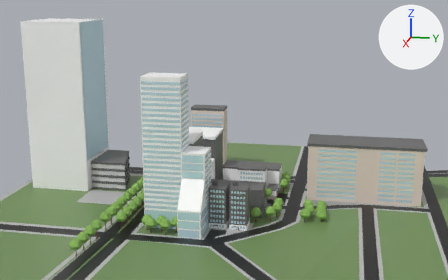
One commit to the glTF model models/city3.glb: the scene before it, then after it.
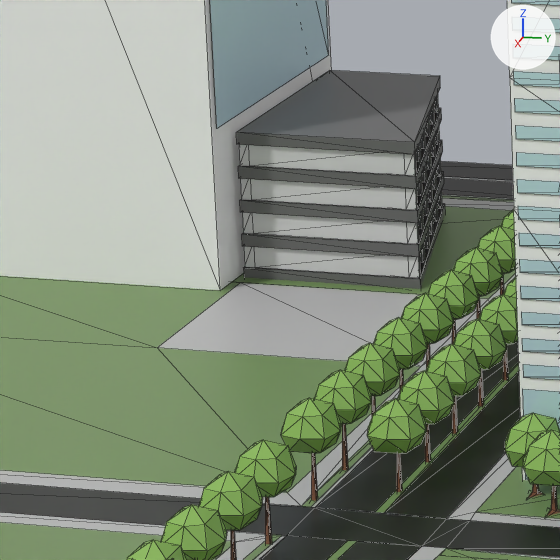
There are two pictures of each version: one whole from a camera (50 mm lens) standing at (460.2, 99.7, 166.4) and looking at (14.5, 10.5, 55.0), one close up on the part from 10% to 34% of the width and 49% to 86% of the height. Every picture has the same lights, and +X, +Y and +Z are marked at upper right. The close-ups show mesh edges as thin lines. Where no turn or scale is listed for an object, it has been applied to the vertices.

The first close-up shows 'building_7', 'building_8', 'building_9', 'road', 'tree.010', 'tree.011', 'tree.015', 'tree.017'.
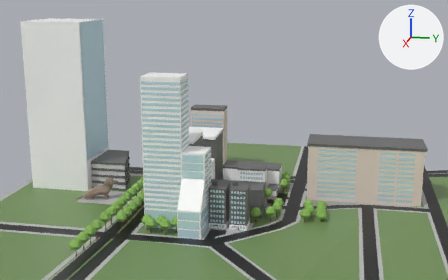
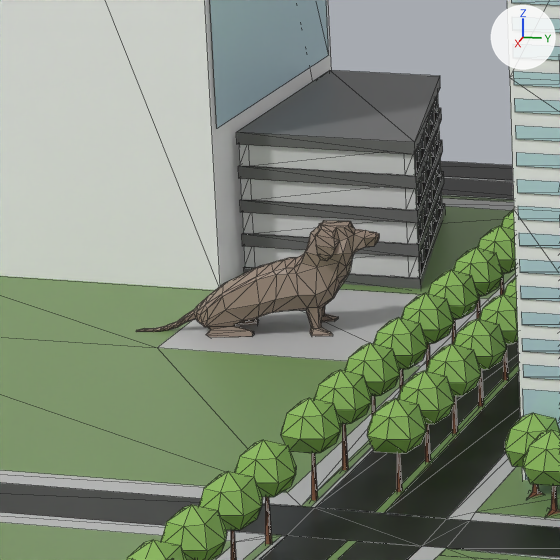
Pixel boxes (x1, y1, x2, y2) of what changed, in the close-ups (560 x 560 px):
'立方体.004', added (brown): after (136, 220, 379, 337)

Patch to the scene script:
```diff
--- a/models/city3.glb.py
+++ b/models/city3.glb.py
@@ mat_dog_1 @@
+mat_dog_1 = principled_material('dog_1')
+mat_dog_1.base_color = (0.314, 0.231, 0.179)  # brown #988475
+mat_dog_1.roughness = 0.4
@@ me_立方体_023 @@
+me_立方体_023.from_pydata(...)  # 290 vertices, 576 faces; spans x -5.7..7.1, y -22.7..13.4, z -6.2..11.1
+me_立方体_023.materials.append(mat_dog_1)  # brown #988475
@@ ob_立方体_004 @@
+ob_立方体_004 = bpy.data.objects.new('立方体.004', me_立方体_023)
+ob_立方体_004.location = (9.4, -92.0, 5.9)
```
